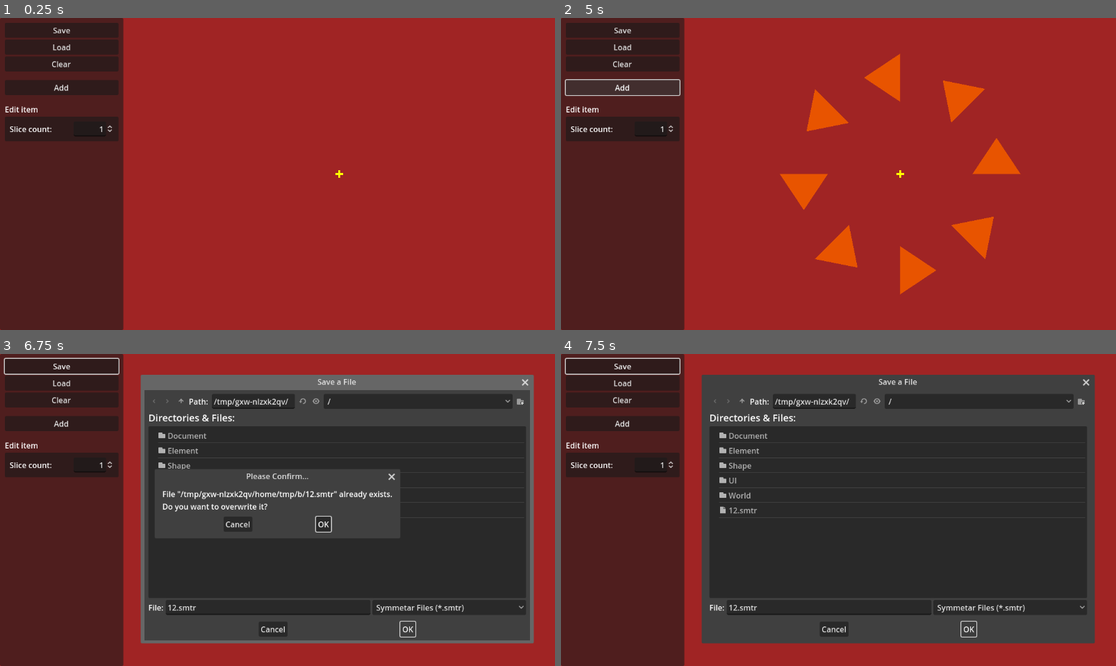
Above: before the commit, frames 1-4 (two rows, left to right).
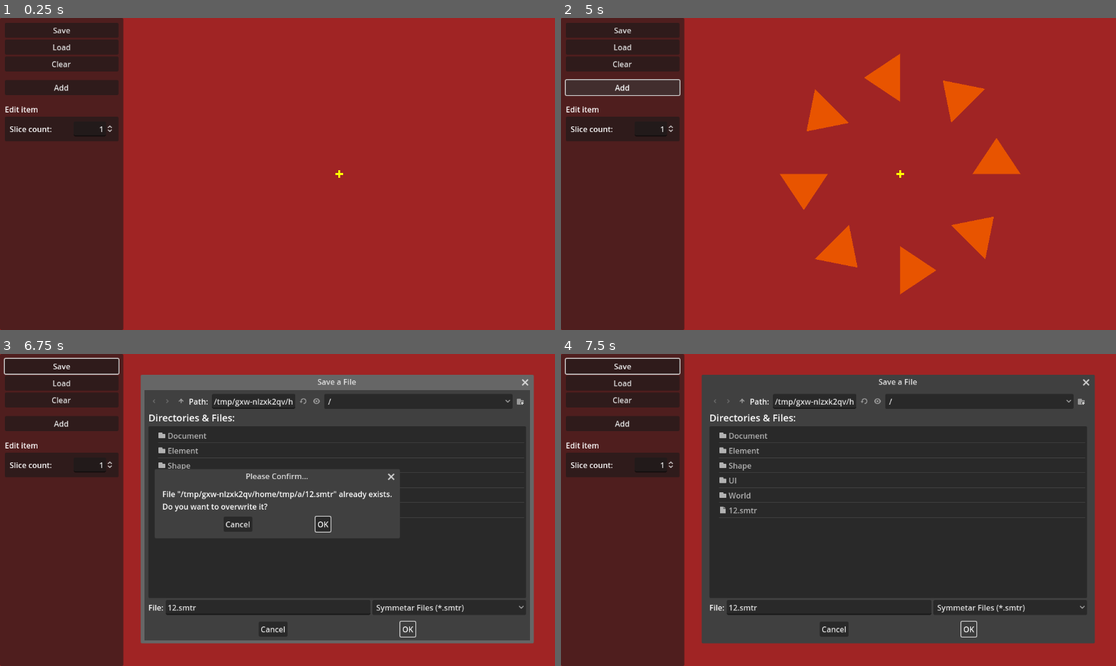
Above: after the commit, the same moments.

Repository: zoeesilcock/symmetar
Game: Godot game, scene res://Main.tscn
Same seed, same stepped clock (60 frames per second), same inputs: the game is played once before the commit and once after it.
Inputs (mouse positions are in pixels of both pictures, inside the frame that each line leads up to):
- Up to frame 1 (0.25 s): no input
- Up to frame 2 (5 s): click "Add" at 0.5 s; click "Clear" at 1.25 s; click "Clear" at 2 s; click "Add" at 2.75 s; click "Clear" at 3.5 s; click "Add" at 4.25 s
- Up to frame 3 (6.75 s): click "Save" at 5 s; click (266, 606) at 5.77 s; type "12" at 5.85 s; click "OK" at 6.5 s
- Up to frame 4 (7.5 s): click "OK" at 7.25 s

Frames 1-2 are identical in both runs. In frame 3, 0.3% of the frame differs, in the area x 44-72%, y 14-58%; in frame 4, less than 0.1%.

Commit message:
Move element index into ElementState

Diff:
--- a/Document/Document.gd
+++ b/Document/Document.gd
@@ -33,12 +33,13 @@
 	elements.push_back(new_element)
 
 	var element_state = ElementState.new()
+	element_state.index = element_index
 	element_state.slice_count = 8
 	element_state.radius = 200
 	element_state.slice_position = Vector2(element_state.radius, 0)
 
 	state.elements.push_back(element_state)
-	new_element.init(element_index, element_state)
+	new_element.init(element_state)
 
 func clear_elements():
 	for element in elements:
@@ -54,4 +55,4 @@
 		elements_node.add_child(loaded_element)
 		elements[element_index] = loaded_element
 
-		loaded_element.init(element_index, state.elements[element_index])
+		loaded_element.init(state.elements[element_index])
--- a/Element/Element.gd
+++ b/Element/Element.gd
@@ -7,16 +7,14 @@
 @export var slices_node : Node2D
 
 # Settings
-@export var element_index : int
 @export var state : ElementState
 
 # Internal
 var slices
 var is_selected
 
-func init(element_index : int, state : ElementState):
-	self.element_index = element_index
-	self.state = state
+func init(initial_state : ElementState):
+	state = initial_state
 
 	state.slice_count_changed.connect(_on_slice_count_changed)
 
@@ -27,7 +25,7 @@
 	_update_slices(slice_index)
 
 func _on_slice_selected(slice_index : int):
-	ui_state.set_selection(element_index, slice_index)
+	ui_state.set_selection(state.index, slice_index)
 
 func _on_slice_count_changed():
 	var current_length = len(slices)
@@ -60,7 +58,7 @@
 	slices[index].rotation = state.slice_rotation
 	slices[index].position = state.slice_position
 	slices[index].slice_index = index
-	slices[index].element_index = element_index
+	slices[index].element_index = state.index
 	slices[index].name = "Slice" + str(index)
 
 	slices[index].position_changed.connect(_on_position_changed)
--- a/Element/Element.tscn
+++ b/Element/Element.tscn
@@ -7,6 +7,7 @@
 
 [sub_resource type="Resource" id="Resource_hfjsj"]
 script = ExtResource("4_nywvh")
+index = 0
 slice_count = 8
 radius = 200.0
 slice_rotation = 0.0
--- a/Element/ElementState.gd
+++ b/Element/ElementState.gd
@@ -2,6 +2,7 @@
 extends Resource
 
 # Data
+@export var index : int
 @export var slice_count : int:
 	set(value):
 		var value_changed = value != slice_count
